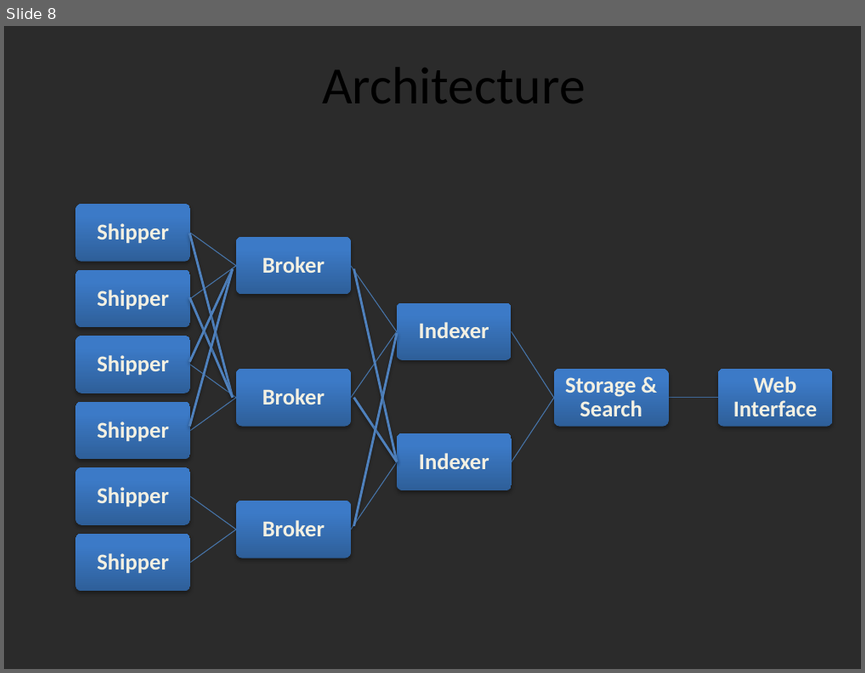
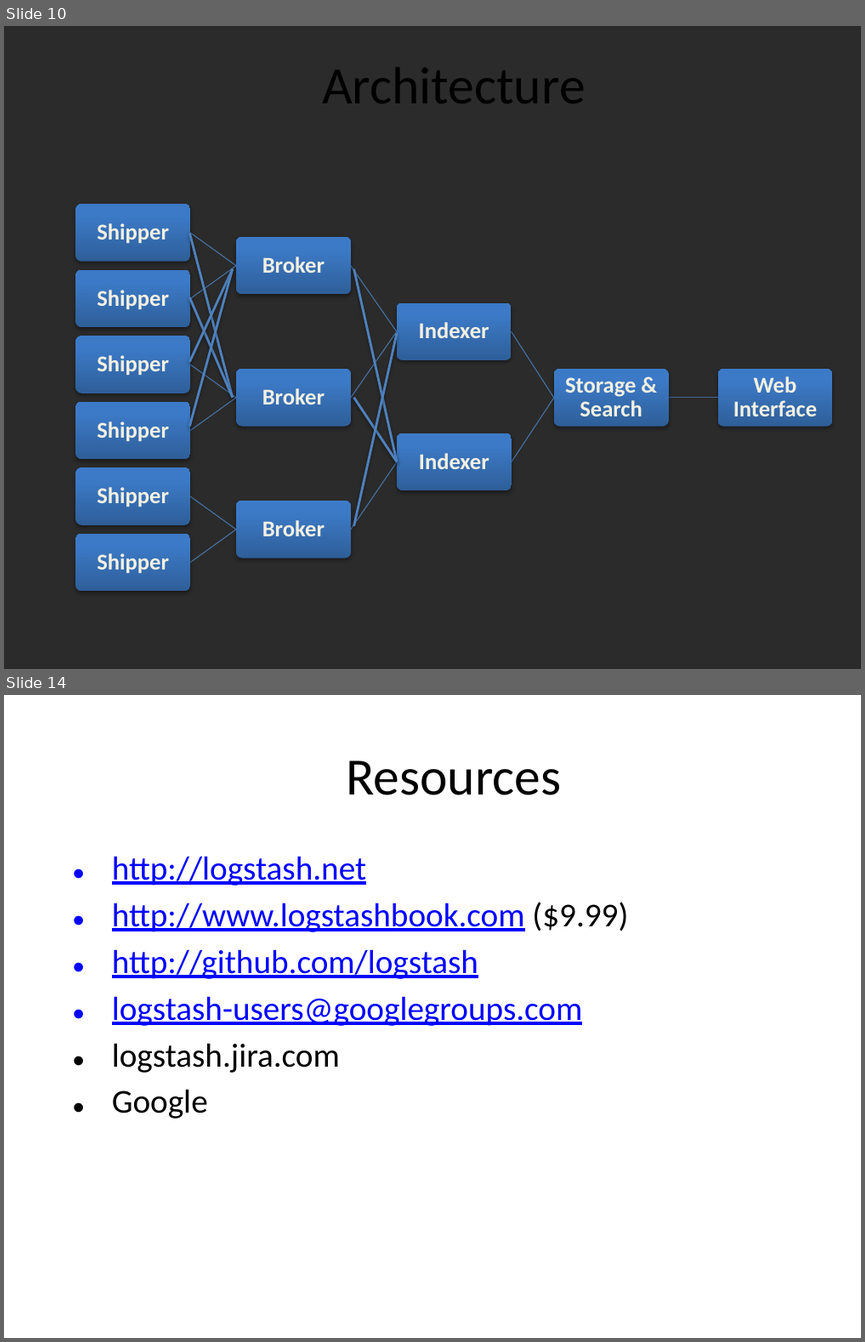
Before and after one commit to mtscout6/my-presentations, a slide deck: Logstash/Logstash slide deck.pptx. Shown one above the other, each under a label of ours: slide 8 before the commit, slides 10 and 14 after it; the slides between them are not shown. The pictures are 865x673 and 865x1342 pixels, drawn with LibreOffice and Linux fonts; fonts in the diff are those of the drawing; background and template pictures are left out; a plain dark background stands for a picture behind light text. Boxes give left, top, right and bottom in pixels: in the first picture for what was removed or moved away, otherwise in the second. Text is boxed around its words. In the diff, an @@ line names an element or a change of style, - is before the commit and + after.

Commit message:
Updated slide deck for logstash presentation

```diff
--- a/Logstash/Logstash slide deck.pptx
+++ b/Logstash/Logstash slide deck.pptx
@@ slide 14 added at [4,695,861,1338], background picture (left out) @@
@@ title added at [346,760,561,795], 44 pt, text #000000 @@
+Resources
@@ text added at [112,856,628,1118], 28 pt, text #0000FF, underline @@
+• http://logstash.net
+• http://www.logstashbook.com ($9.99)
+• http://github.com/logstash
+• logstash-users@googlegroups.com
+• logstash.jira.com
+• Google
@@ what was slide 8 is now slide 10 @@
```
Also in this commit, not shown: 5 slides changed, 4 other slides added, 1 other file.
